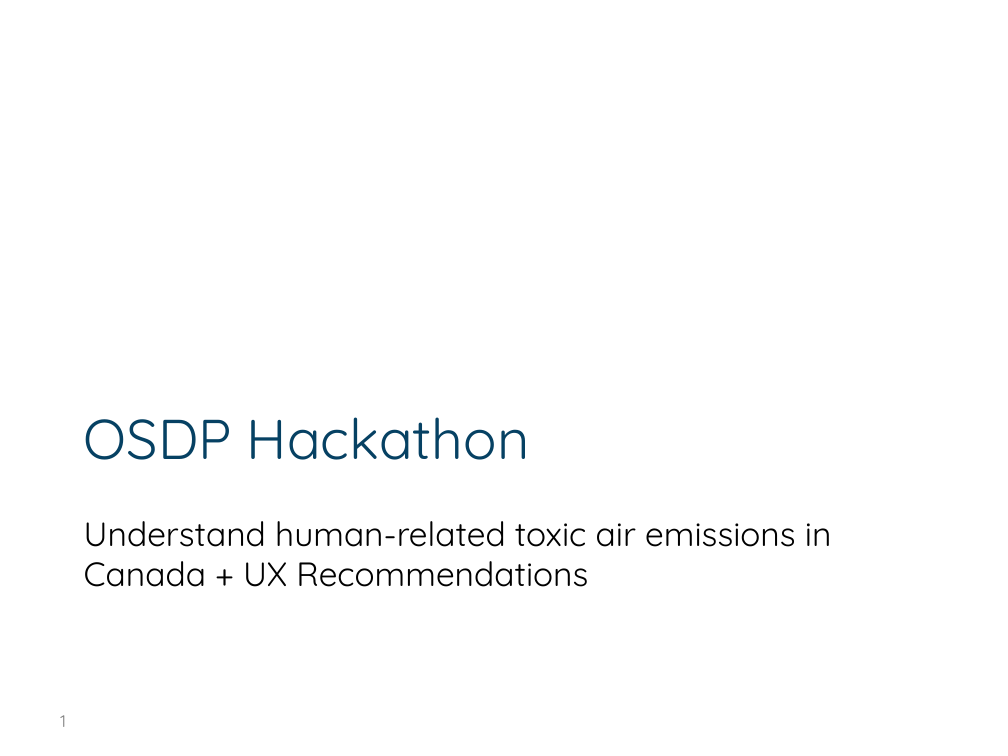
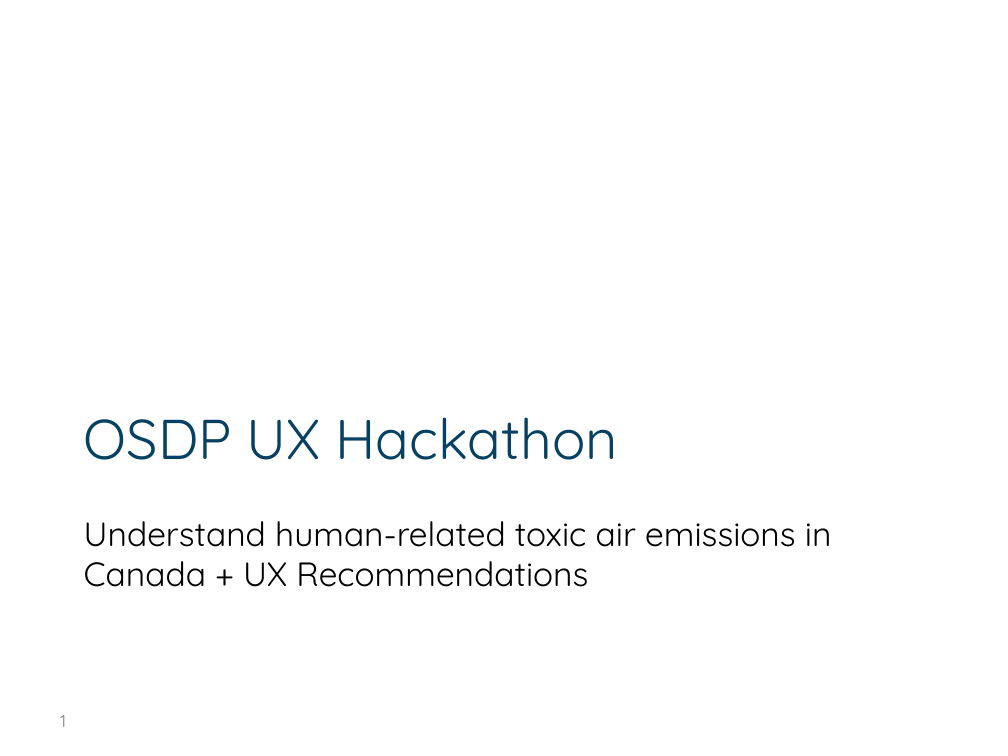
Before and after one commit to edimaudo/hackathon_coding_challenges, a slide deck: slide 1 of open_data_platform_hackathon/osdp_deck.pptx. Drawn at 1008x756 pixels with LibreOffice and Linux fonts; fonts in the diff are those of the drawing; background and template pictures are left out. Boxes give left, top, right and bottom in pixels: in the first picture for what was removed or moved away, otherwise in the second. Text is boxed around its words. In the diff, an @@ line names an element or a change of style, - is before the commit and + after.

```diff
--- a/open_data_platform_hackathon/osdp_deck.pptx
+++ b/open_data_platform_hackathon/osdp_deck.pptx
@@ title at box(84, 417, 618, 460): text changed @@
-OSDP Hackathon
+OSDP UX Hackathon
```
Also in this commit, not shown: 2 other slides changed.
